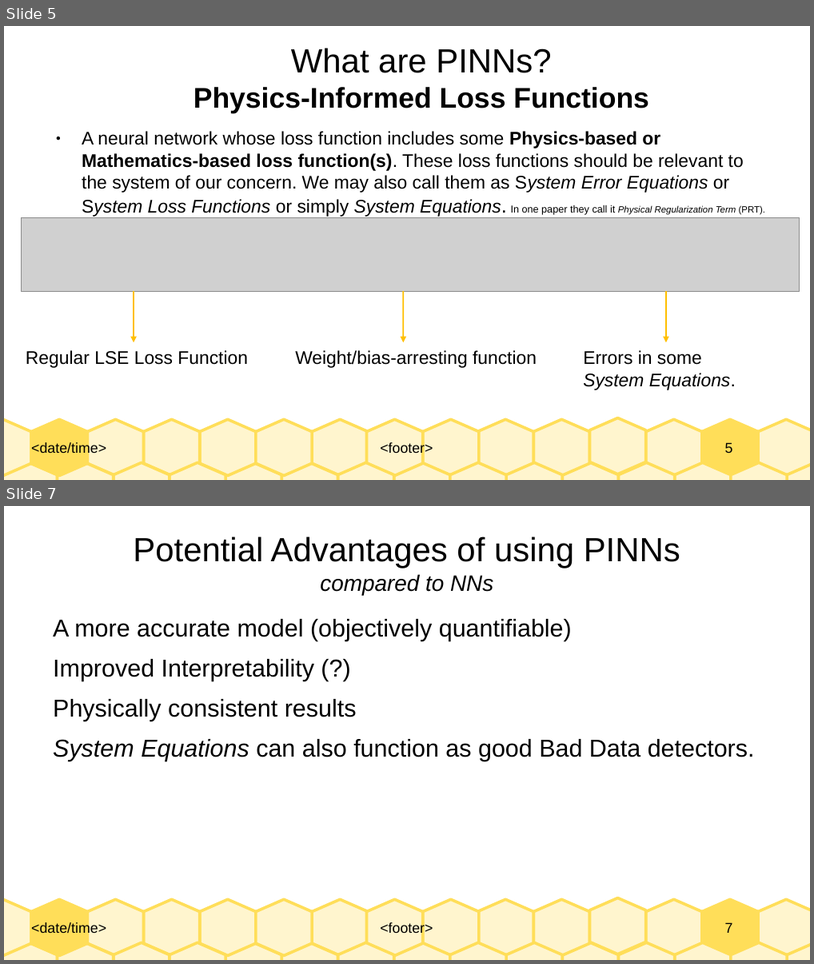
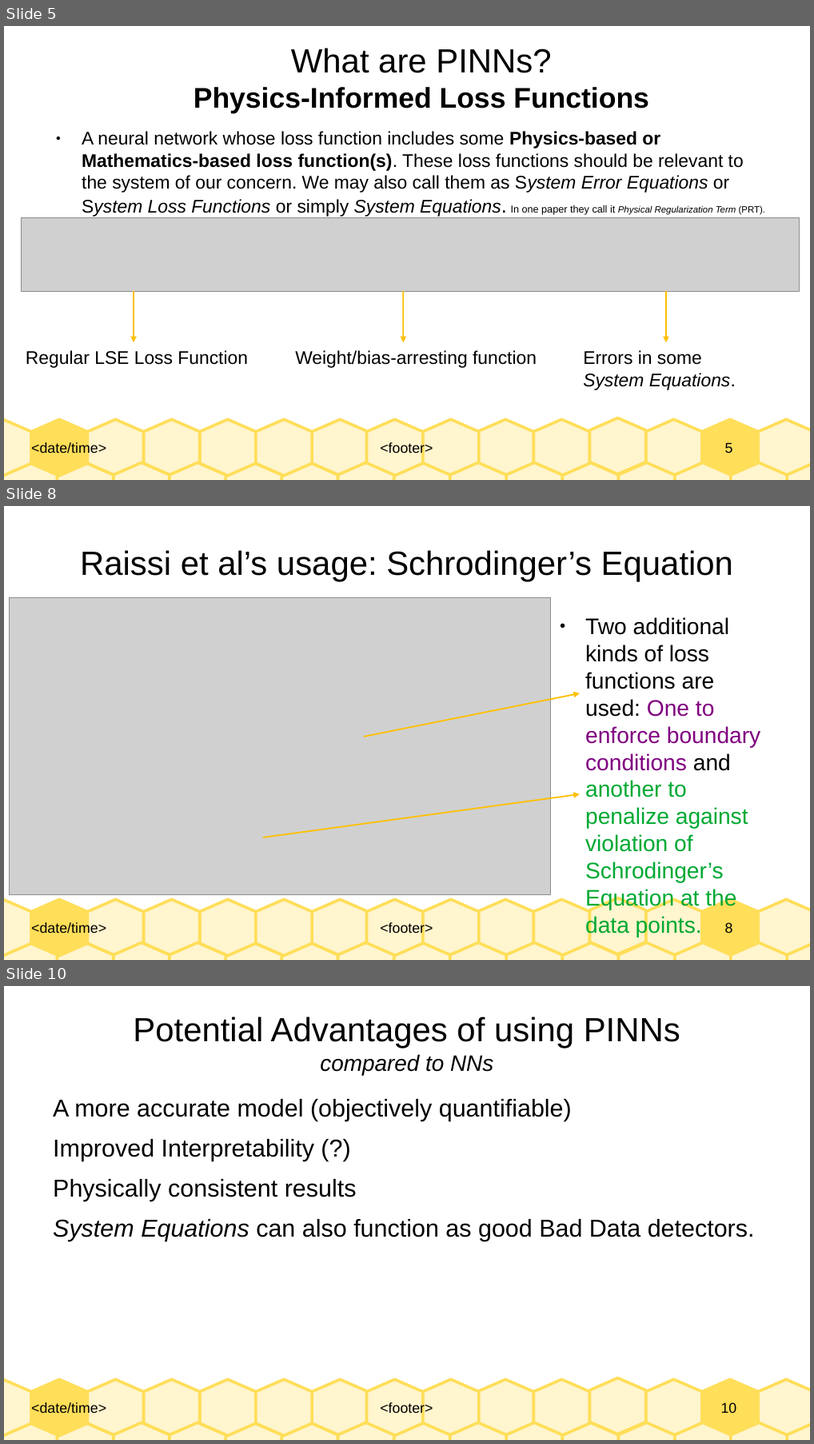
Before and after one commit to Realife-Brahmin/OriginalDocsHub, a slide deck: research_showcase/physicsInformedNeuralNetworks_aryan_ritwajeet_jha.odp. Shown one above the other, each under a label of ours: slides 5 and 7 before the commit, slides 5, 8 and 10 after it; the slides between them are not shown. The pictures are 814x964 and 814x1444 pixels, drawn with LibreOffice and Linux fonts; fonts in the diff are those of the drawing; grey boxes stand for pictures. Boxes give left, top, right and bottom in pixels: in the first picture for what was removed or moved away, otherwise in the second. Text is boxed around its words. In the diff, an @@ line names an element or a change of style, - is before the commit and + after.

```diff
--- a/research_showcase/physicsInformedNeuralNetworks_aryan_ritwajeet_jha.odp
+++ b/research_showcase/physicsInformedNeuralNetworks_aryan_ritwajeet_jha.odp
@@ slide 8 added at (x1=4, y1=506, x2=810, y2=960), background #FFFFFF; not listed: 33 template elements that a slide beside it also shows @@
@@ title added at (x1=80, y1=550, x2=734, y2=582), 33 pt, text #000000 @@
+Raissi et al’s usage: Schrodinger’s Equation
@@ picture added at (x1=9, y1=597, x2=551, y2=895) @@
@@ text added at (x1=586, y1=617, x2=761, y2=936), 22.2 pt, text #00A933 @@
+● Two additional kinds of loss functions are used: One to enforce boundary conditions and another to penalize against violation of Schrodinger’s Equation at the data points.
@@ arrow added from (364, 736) to (580, 693), #FFBF00 1.42 pt @@
@@ arrow added from (263, 837) to (580, 794), #FFBF00 1.42 pt @@
@@ what was slide 7 is now slide 10 @@
@@ page number at (x1=722, y1=1402, x2=738, y2=1412): text changed @@
-7
+10
```
Also in this commit, not shown: 4 slides changed, 1 other slide added, 1 slide removed, 1 other file.
